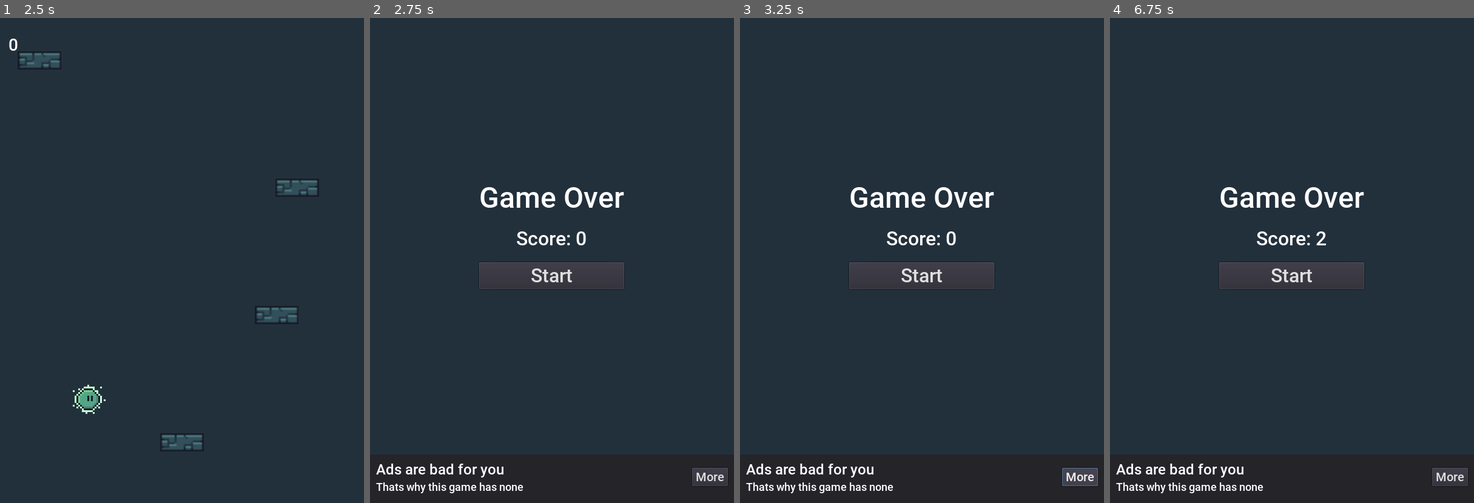
Above: before the commit, frames 1-4 (left to right).
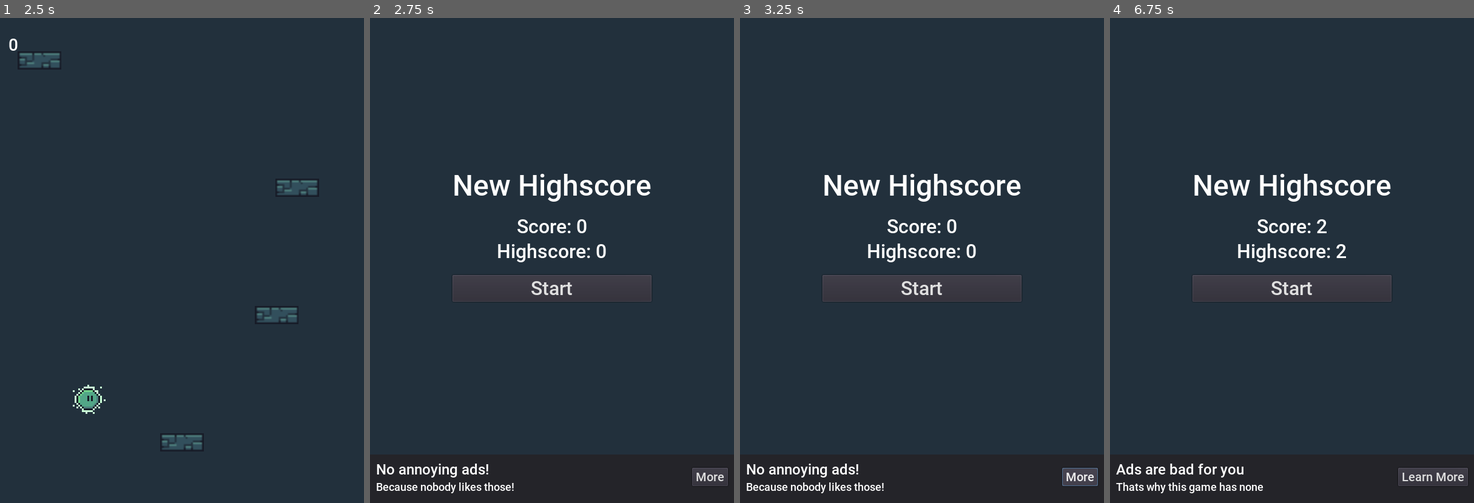
Above: after the commit, the same moments.

Repository: flofriday/jellow
Game: Godot game, scene res://World.tscn
Two runs of this game, one before a commit and one after it. Both use one fixed random seed, a clock stepped at 60 frames per second and the inputs below.
Inputs:
- Up to frame 1 (2.5 s): click "Start" at 0.5 s; hold Right (ui_right) from 1.28 s (still down)
- Up to frame 2 (2.75 s): keep holding Right (ui_right)
- Up to frame 3 (3.25 s): release Right (ui_right) at 2.75 s; click "More" at 2.75 s
- Up to frame 4 (6.75 s): click "Start" at 3.5 s; hold Left (ui_left) 4.28-5.03 s; hold Right (ui_right) 5.03-6.53 s; hold Left (ui_left) from 6.53 s (still down)

Frame 1 is identical in both runs. In frame 2, 5.0% of the frame differs, in the area x 1-78%, y 32-98%; in frame 3, 5.0%; in frame 4, 4.4%.

Commit message:
Add Highscore

Diff:
--- a/GUI.gd
+++ b/GUI.gd
@@ -4,23 +4,23 @@
 signal pause_game
 signal unpause_game
 
-var score = 0
-
 func _ready():
-	set_score(0)
 	$StartUI.visible = true
 	$GameUI.visible = false
 	$PauseUI.visible = false
 	$GameoverUI.visible = false
 
-func set_score(_score):
-	score = _score
-	$GameUI/MarginContainer/ScoreLabel.text = str(score)
-	$GameoverUI/VBoxContainer/CenterContainer/VBoxContainer/Score.text = "Score: " + str(score)
+func _on_score_changed(_score, _highscore):
+	$GameUI/MarginContainer/ScoreLabel.text = str(_score)
+	$GameoverUI/VBoxContainer/CenterContainer/VBoxContainer/Score.text = "Score: %d\nHighscore: %d" % [_score, _highscore]
+
+	if _score == _highscore:
+		$GameoverUI/VBoxContainer/CenterContainer/VBoxContainer/Title.text = "New Highscore"
+	else:
+		$GameoverUI/VBoxContainer/CenterContainer/VBoxContainer/Title.text = "Game Over"
+
 
 func _on_StartButton_pressed():
-	set_score(0)
-
 	$StartUI.visible = false
 	$GameUI.visible = true
 	$PauseUI.visible = false
--- a/GUI.tscn
+++ b/GUI.tscn
@@ -167,9 +167,9 @@
 
 [node name="VBoxContainer" type="VBoxContainer" parent="GameoverUI/VBoxContainer/CenterContainer"]
 margin_left = 180.0
-margin_top = 268.0
+margin_top = 248.0
 margin_right = 419.0
-margin_bottom = 447.0
+margin_bottom = 468.0
 custom_constants/separation = 20
 alignment = 1
 __meta__ = {
@@ -190,9 +190,10 @@
 [node name="Score" type="Label" parent="GameoverUI/VBoxContainer/CenterContainer/VBoxContainer"]
 margin_top = 77.0
 margin_right = 239.0
-margin_bottom = 115.0
+margin_bottom = 156.0
 custom_fonts/font = SubResource( 4 )
-text = "Score: 0"
+text = "Score: 0
+Highscore: 0"
 align = 1
 valign = 1
 __meta__ = {
@@ -200,9 +201,9 @@
 }
 
 [node name="StartButton" type="Button" parent="GameoverUI/VBoxContainer/CenterContainer/VBoxContainer"]
-margin_top = 135.0
+margin_top = 176.0
 margin_right = 239.0
-margin_bottom = 179.0
+margin_bottom = 220.0
 custom_fonts/font = SubResource( 2 )
 text = "Start"
 __meta__ = {
--- a/NotAnAd.gd
+++ b/NotAnAd.gd
@@ -1,8 +1,20 @@
 extends Panel
 
+const texts = [
+	["Ads are bad for you", "Thats why this game has none", "Learn More"],
+	["Enjoy the game?", "Buy me a beer!", "Open"],
+	["No annoying ads!", "Because nobody likes those!", "More"],
+]
+
+var rng = RandomNumberGenerator.new()
+
 func _ready():
+	new_texts()
+
+func new_texts():
 	# Generate a nice text for the current adds
-	set_texts("Ads are bad for you", "Thats why this game has none", "More")
+	var text = texts[rng.randi_range(0, len(texts) - 1)]
+	set_texts(text[0], text[1], text[2])
 
 func set_texts(title, description, button):
 	$MarginContainer/HBoxContainer/VBoxContainer/Header.text = title
@@ -11,3 +23,6 @@
 
 func _on_Button_pressed():
 	OS.shell_open("https://github.com/flofriday/jellow")
+
+func _on_NotAnAd_visibility_changed():
+	new_texts()
--- a/NotAnAd.tscn
+++ b/NotAnAd.tscn
@@ -75,7 +75,8 @@
 margin_top = 12.0
 margin_right = 59.0
 margin_bottom = 42.0
-theme = SubResource( 4 )
-custom_fonts/font = SubResource( 3 )
+theme = SubResource( 3 )
+custom_fonts/font = SubResource( 4 )
 text = "Open"
+[connection signal="visibility_changed" from="." to="." method="_on_NotAnAd_visibility_changed"]
 [connection signal="pressed" from="MarginContainer/HBoxContainer/CenterContainer/Button" to="." method="_on_Button_pressed"]
--- a/Player.tscn
+++ b/Player.tscn
@@ -31,5 +31,6 @@
 playing = true
 
 [node name="CollisionShape2D" type="CollisionShape2D" parent="."]
+visible = false
 z_index = 5
 shape = SubResource( 2 )
--- /dev/null
+++ b/ScoreController.gd
@@ -0,0 +1,47 @@
+# This node handles the score
+extends Node
+
+signal score_changed(_score, _highscore)
+
+const file_path = "user://highscore.save"
+
+var score = 0
+var highscore = 0
+
+# Called when the node enters the scene tree for the first time.
+func _ready():
+	# Load the highscore from disk
+	load_highscore()
+
+func set_score(number):
+	# Set the score variables
+	score = number;
+	if score > highscore:
+		highscore = number
+
+	# Singal that the score has changed
+	emit_signal("score_changed", score, highscore)
+
+func get_score():
+	return score
+
+func get_highscore():
+	return highscore
+
+# Save the highscore to disk
+func save_highscore():
+	var file = File.new()
+	file.open(file_path, File.WRITE)
+	file.store_string(str(highscore))
+	file.close()
+
+# Load the highscore from disk
+func load_highscore():
+	var file = File.new()
+	if not file.file_exists(file_path):
+		highscore = 0
+		return
+
+	file.open(file_path, File.READ)
+	highscore = int(file.get_as_text())
+	file.close()
--- /dev/null
+++ b/ScoreController.tscn
@@ -0,0 +1,6 @@
+[gd_scene load_steps=2 format=2]
+
+[ext_resource path="res://ScoreController.gd" type="Script" id=1]
+
+[node name="ScoreController" type="Node"]
+script = ExtResource( 1 )
--- a/VBoxContainer.gd
+++ /dev/null
@@ -1,3 +0,0 @@
-extends VBoxContainer
-
-self.add_constant_override("separation", 4)
--- a/World.gd
+++ b/World.gd
@@ -11,7 +11,7 @@
 	# Set the camera
 	if $CameraController.position.y > $Player.position.y:
 		$CameraController.position.y = $Player.position.y
-		$GUI.set_score(calc_score())
+		$ScoreController.set_score(calc_score())
 
 	# Set gameover if the player is lower than the camera
 	if $Player.position.y > $CameraController.position.y + get_viewport().size.y/2:
@@ -24,6 +24,7 @@
 	$Player.visible = true
 	$Player.freeze = false
 	$WorldGenerator.startup()
+	$ScoreController.set_score(0)
 
 func game_over():
 	var center = get_viewport().size/2
@@ -33,6 +34,7 @@
 	$Player.position = center
 	$Player.freeze = true
 	$Player.visible = false
+	$ScoreController.save_highscore()
 
 func calc_score():
 	var center = get_viewport().size/2
--- a/World.tscn
+++ b/World.tscn
@@ -6,6 +6,7 @@
 [ext_resource path="res://World.gd" type="Script" id=4]
 [ext_resource path="res://GUI.tscn" type="PackedScene" id=5]
 [ext_resource path="res://WorldGenerator.tscn" type="PackedScene" id=6]
+[ext_resource path="res://ScoreController.tscn" type="PackedScene" id=7]
 
 [node name="World" type="Node"]
 script = ExtResource( 4 )
@@ -20,4 +21,7 @@
 [node name="GUI" parent="." instance=ExtResource( 5 )]
 
 [node name="WorldGenerator" parent="." instance=ExtResource( 6 )]
+
+[node name="ScoreController" parent="." instance=ExtResource( 7 )]
 [connection signal="start_game" from="GUI" to="." method="_on_GUI_start_game"]
+[connection signal="score_changed" from="ScoreController" to="GUI" method="_on_score_changed"]
--- a/WorldGenerator.gd
+++ b/WorldGenerator.gd
@@ -41,8 +41,10 @@
 	if upper_limit > highest:
 		return
 
+    # Generate a single platform
 	var start = highest
-	var x = rand_range(0+platform_size.x, 600-platform_size.x)
+	var width = get_viewport().size.x
+	var x = rand_range(0+platform_size.x, width-platform_size.x)
 	add_platform(x, start - 210, platform)
 
 func remove_platforms():
--- a/project.godot
+++ b/project.godot
@@ -23,7 +23,9 @@
 
 window/size/width=600
 window/size/height=800
+window/dpi/allow_hidpi=true
 window/handheld/orientation="portrait"
+window/ios/hide_home_indicator=false
 window/stretch/mode="viewport"
 window/stretch/aspect="expand"
 
Not shown: 1 places in NotAnAd.tscn that only renumber resources
Not shown: 1 places in World.tscn that only renumber resources
Not shown, changed: README.md
